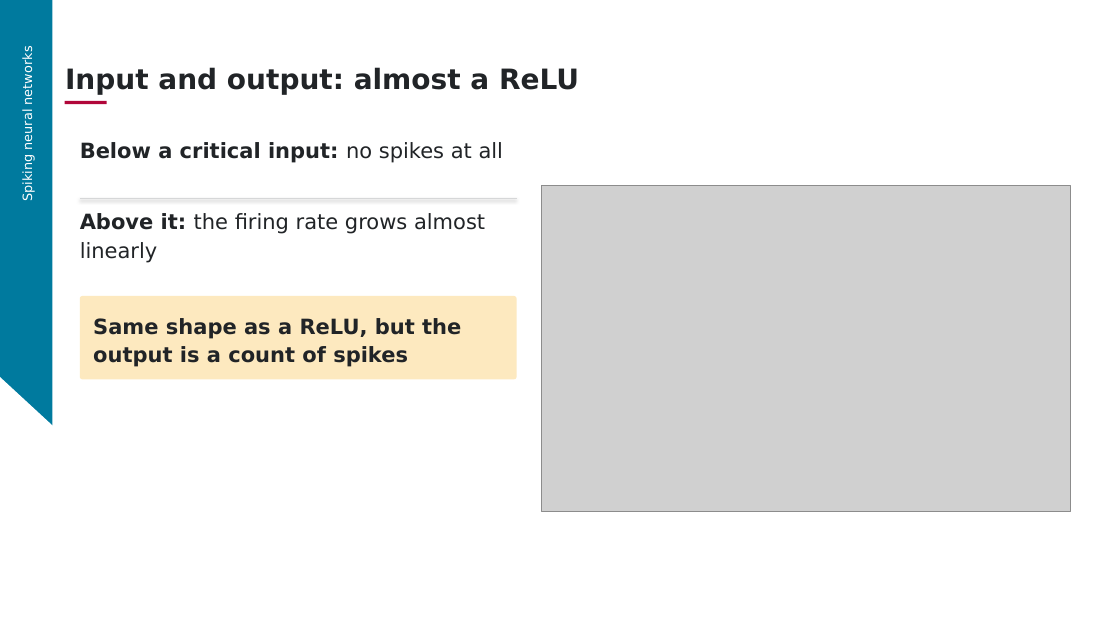
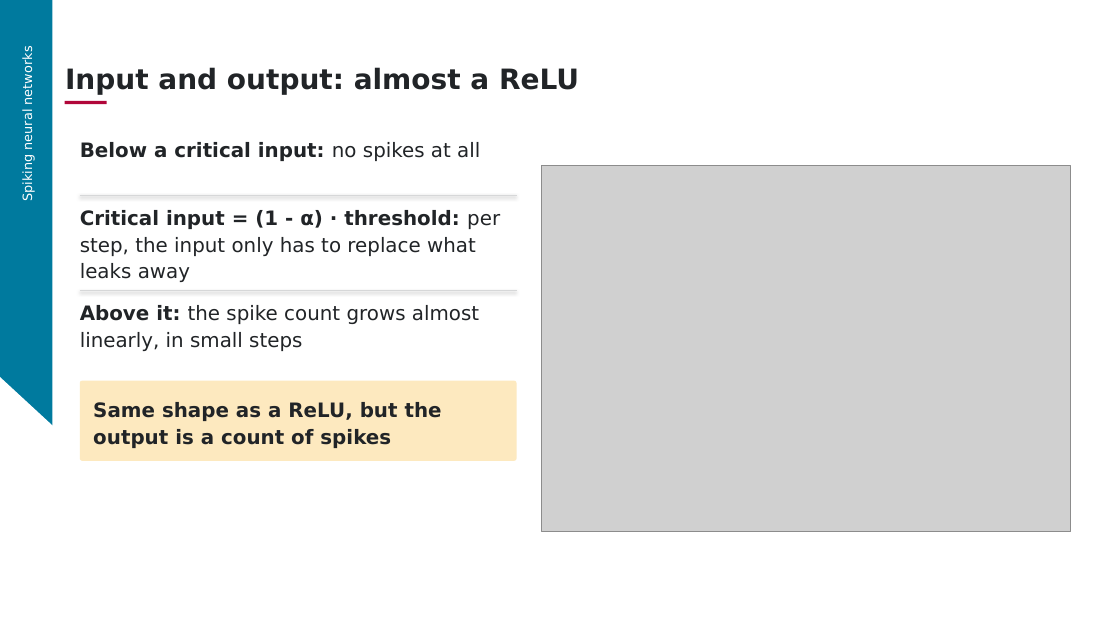
Before and after one commit to aihpi/workshop-spinnaker2, a slide deck: slide 13 of 02_workshop_design/slides/part1.pptx (slide 14 before the commit). Drawn at 1120x630 pixels with LibreOffice and Linux fonts; fonts in the diff are those of the drawing; grey boxes stand for pictures; background and template pictures are left out. Boxes give left, top, right and bottom in pixels: in the first picture for what was removed or moved away, otherwise in the second. Text is boxed around its words. In the diff, an @@ line names an element or a change of style, - is before the commit and + after.

```diff
--- a/02_workshop_design/slides/part1.pptx
+++ b/02_workshop_design/slides/part1.pptx
@@ text "Below a critical input: no ..." at box(80, 142, 480, 161): size 18 to 17 pt @@
@@ picture: place and size @@
-picture at box(542, 186, 1071, 512)
+picture at box(542, 166, 1071, 532)
@@ line moved from (80, 198) - (517, 198) to (80, 195) - (517, 195) @@
@@ text at box(80, 210, 500, 282): text changed; size 18 to 17 pt @@
-Above it: the firing rate grows almost linearly
+Critical input = (1 - α) · threshold: per step, the input only has to replace what leaks away
@@ line added from (80, 291) to (517, 291), #D6D7D8 0.75 pt @@
@@ text added at box(80, 305, 479, 351), 17 pt, text #212427 @@
+Above it: the spike count grows almost linearly, in small steps
@@ rounded rectangle: place and size @@
-rounded rectangle at box(80, 296, 517, 379)
+rounded rectangle at box(80, 381, 517, 460)
@@ rounded rectangle at box(80, 381, 517, 460): proportions changed @@
@@ text "Same shape as a ReLU, ..." at box(93, 402, 442, 448): size 18 to 17 pt @@
@@ text "Same shape as a ReLU, ...": place and size @@
-text "Same shape as a ReLU, ..." at box(93, 318, 461, 367)
+text "Same shape as a ReLU, ..." at box(93, 402, 442, 448)
```
Also in this commit, not shown: 15 other slides changed, 10 other files.
